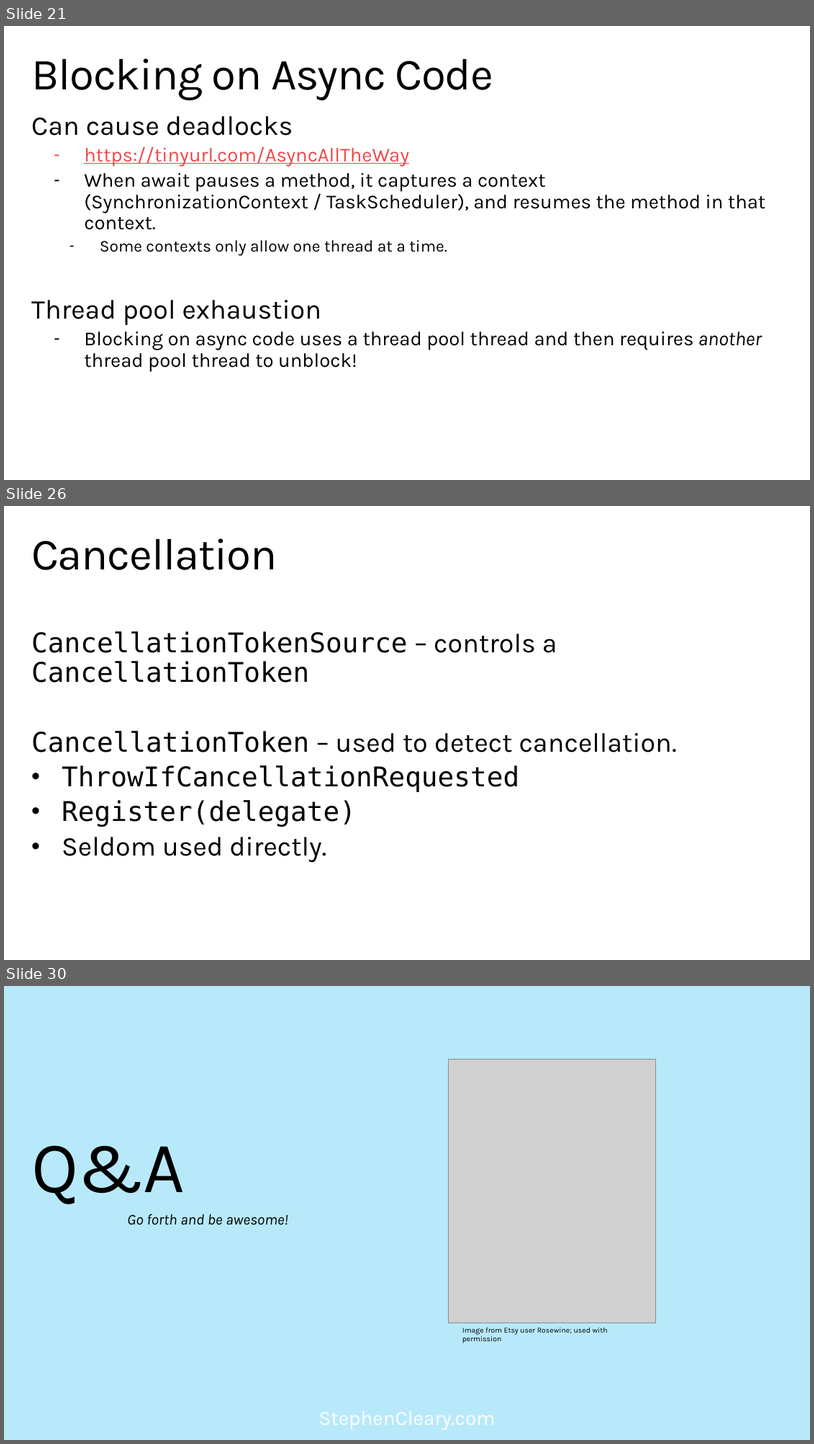
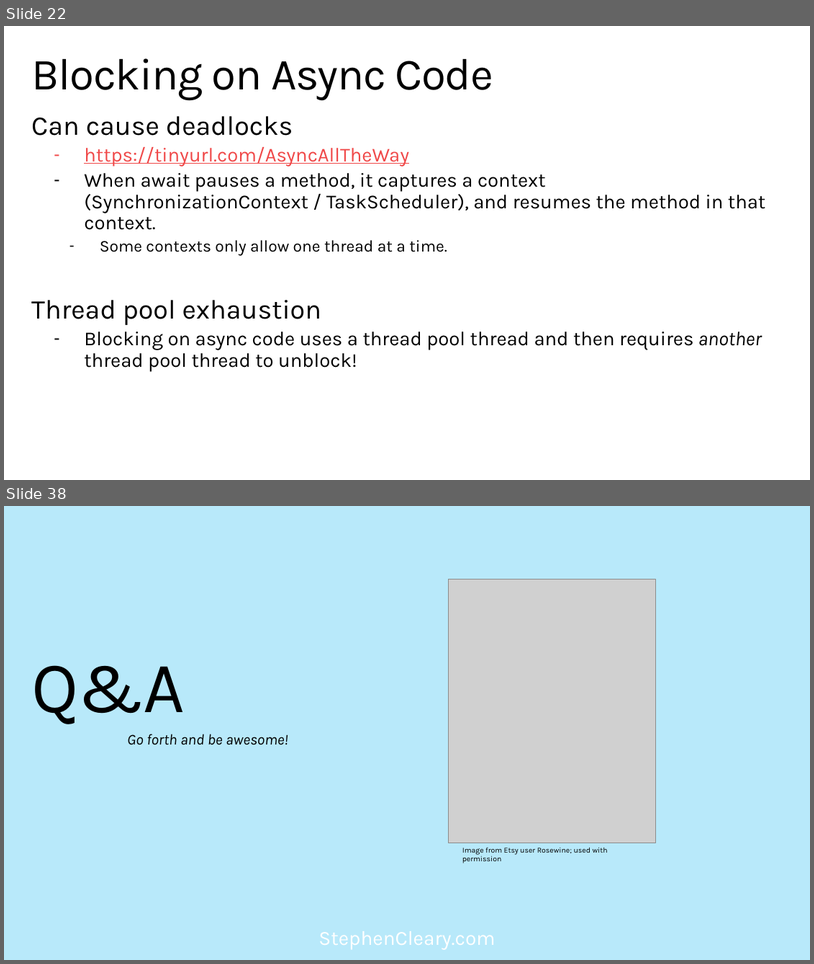
Before and after one commit to StephenCleary/Presentations, a slide deck: Async Pitfalls/Async Pitfalls.pptx. Shown one above the other, each under a label of ours: slides 21, 26 and 30 before the commit, slides 22 and 38 after it; the slides between them are not shown. The pictures are 814x1444 and 814x964 pixels, drawn with LibreOffice and Linux fonts; fonts in the diff are those of the drawing; grey boxes stand for pictures; background and template pictures are left out. Boxes give left, top, right and bottom in pixels: in the first picture for what was removed or moved away, otherwise in the second. Text is boxed around its words. In the diff, an @@ line names an element or a change of style, - is before the commit and + after.

```diff
--- a/Async Pitfalls/Async Pitfalls.pptx
+++ b/Async Pitfalls/Async Pitfalls.pptx
@@ slide 26 removed at bbox=[4, 506, 810, 960], background picture (left out); not listed: 1 template element that a slide beside it also shows @@
@@ title removed at bbox=[31, 538, 277, 570] @@
-Cancellation
@@ text removed at bbox=[31, 631, 677, 862] @@
-CancellationTokenSource – controls a CancellationToken
-CancellationToken – used to detect cancellation.
-• ThrowIfCancellationRequested
-• Register(delegate)
-• Seldom used directly.
@@ what was slide 21 is now slide 22 @@
@@ what was slide 30 is now slide 38 @@
```
Also in this commit, not shown: 7 slides changed, 16 slides added, 7 other slides removed, 4 other files.
